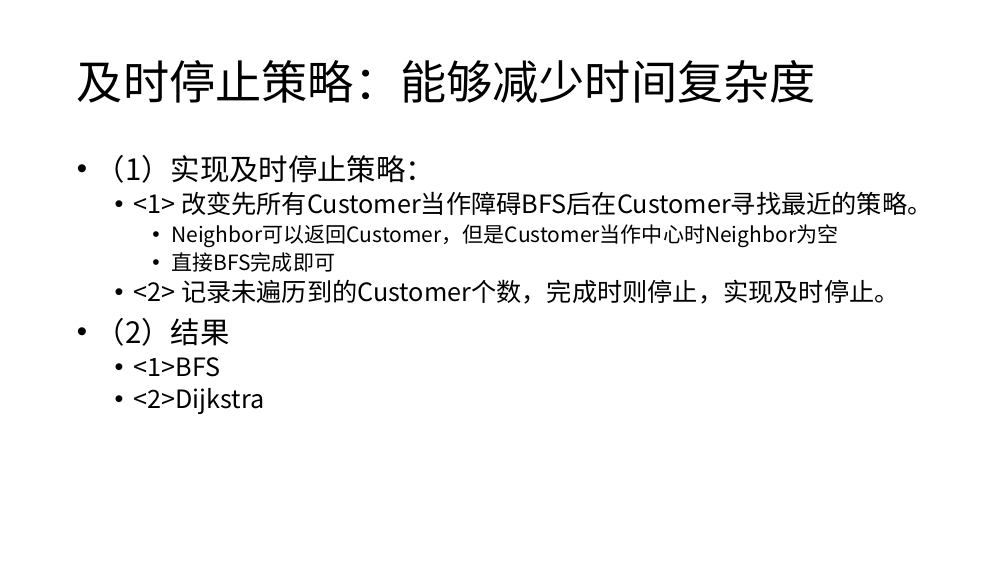
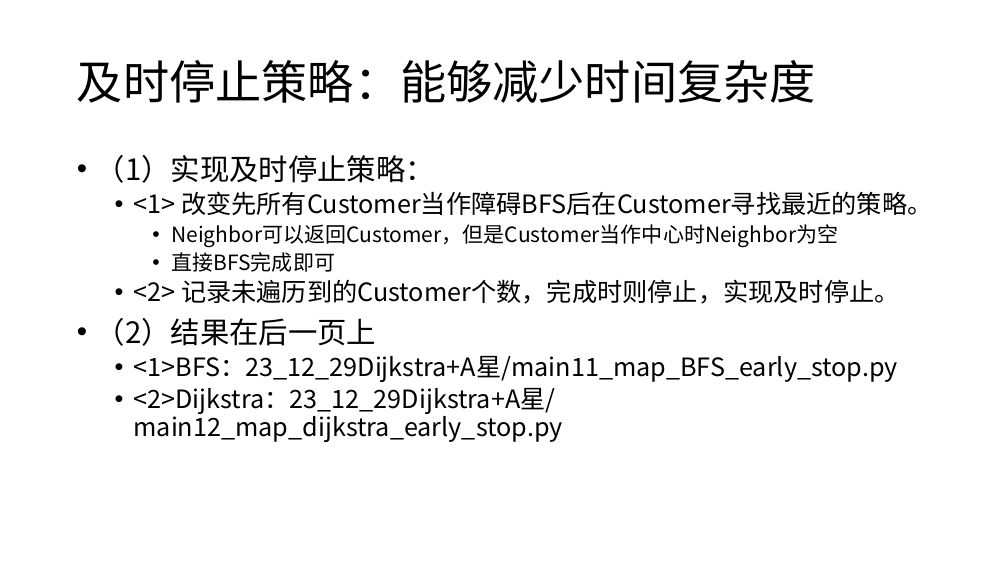
Before and after one commit to HuangDDU/hzy_algorithm, a slide deck: slide 32 of huawei/日志记录.pptx. Drawn at 1008x567 pixels with LibreOffice and Linux fonts; fonts in the diff are those of the drawing. Boxes give left, top, right and bottom in pixels: in the first picture for what was removed or moved away, otherwise in the second. Text is boxed around its words. In the diff, an @@ line names an element or a change of style, - is before the commit and + after.

Commit message:
eraly stop python version complete

```diff
--- a/huawei/日志记录.pptx
+++ b/huawei/日志记录.pptx
@@ text at bbox=[96, 318, 898, 442]: text changed @@
-• （2）结果
-  • <1>BFS
-  • <2>Dijkstra
+• （2）结果在后一页上
+  • <1>BFS：23_12_29Dijkstra+A星/main11_map_BFS_early_stop.py
+  • <2>Dijkstra：23_12_29Dijkstra+A星/main12_map_dijkstra_early_stop.py
```
Also in this commit, not shown: 1 slide added, 7 other files.
